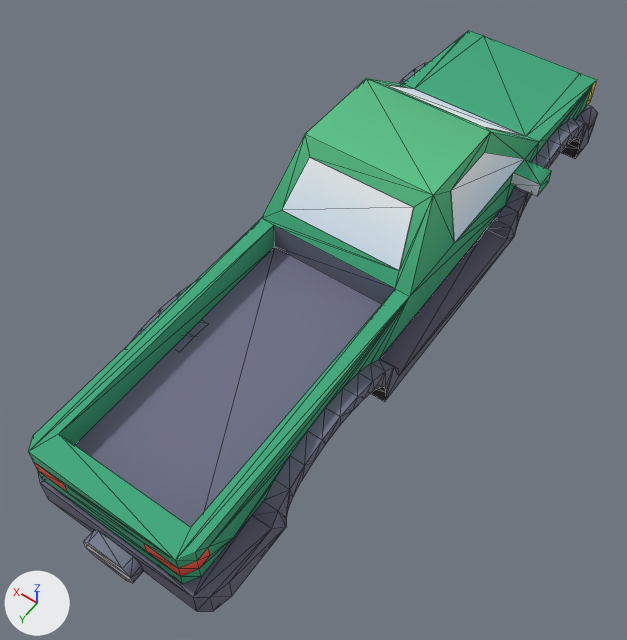
What one commit did to the glTF model configurator/public/models/f150-crew.glb.
Camera for both pictures: a camera (50 mm lens) standing at (-2.68, 6.56, 6.41) and looking at (0.01, 2.79, 0.49). Every picture has the same lights, and +X, +Y and +Z are marked at lower left. The first picture is the older version. Mesh edges are drawn as thin lines. Where no turn or scale is listed for an object, it has been applied to the vertices. Vertices at exactly the same position are counted once.

In view in the first picture: 'body', 'chassis', 'glass'.
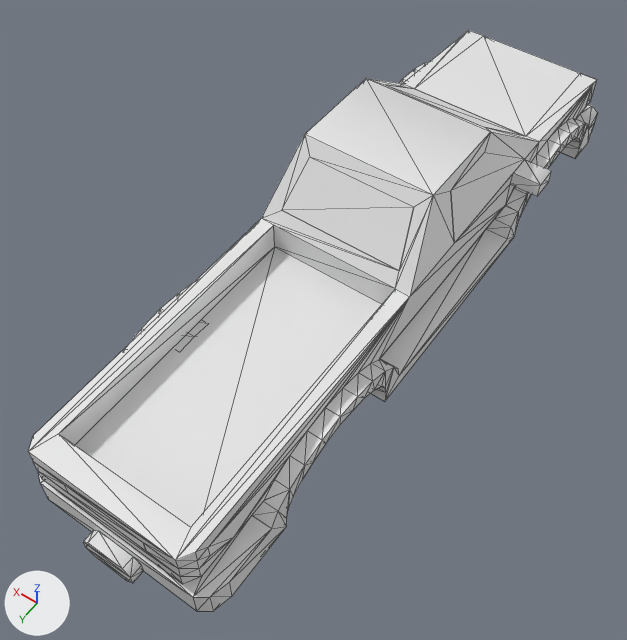
Where the newer file only moved an object's origin or applied its transform, the numbers keep the older frame.

Location of each change, [x1, y1, x2, y2] in pixels of the pictures (627 x 640 px):
'glass', recoloured
    both: [282, 85, 524, 270]
'chassis', recoloured
    both: [371, 138, 580, 401]
part 1 of me_body, added
    after: [586, 80, 597, 106]
part 2 of me_body, added
    after: [33, 462, 199, 577]
part 3 of me_body, recoloured (lighter)
    both: [28, 30, 598, 611]

The change, as a diff of the scene's bpy script:
```diff
--- a/configurator/public/models/f150-crew.glb.py
+++ b/configurator/public/models/f150-crew.glb.py
@@ me_body @@
 # used by ob_body; location = (0.0, 2.02, 0.98)
-me_body.from_pydata(...)  # 327 vertices, 570 faces; spans x -1.01..1.01, y -3.36..3.36, z -0.77..0.77
+me_body.from_pydata(...)  # 351 vertices, 570 faces; spans x -1.01..1.01, y -3.36..3.36, z -0.77..0.77
+# me_body part 1: 16 vertices added at x -0.74..0.74, y -3.13..-3.02, z -0.3..-0.02
+# me_body part 2: 8 vertices added at x -0.68..0.68, y 3.25, z -0.17..-0.03
+# me_body part 3: 548 faces spanning x -1.01..1.01, y -3.36..3.36, z -0.77..0.77 switch from mat_colormap (picture img_colormap) to no material
@@ me_chassis @@
 me_chassis.from_pydata(...)  # 120 vertices, 164 faces; spans x -0.88..0.88, y -2.53..2.53, z -0.27..0.27
-me_chassis.materials.append(mat_colormap)  # picture img_colormap
@@ me_glass @@
 me_glass.from_pydata(...)  # 16 vertices, 8 faces; spans x -0.74..0.74, y -1.1..1.1, z -0.28..0.28
-me_glass.materials.append(mat_colormap)  # picture img_colormap
```
